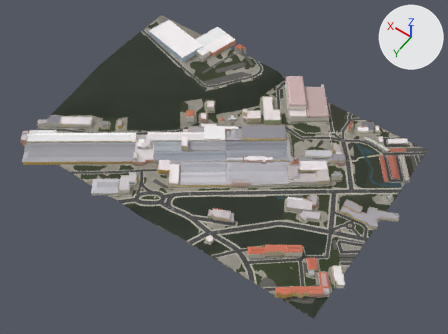
One commit to the glTF model public/tiles/trajouce/t_5_5.glb: the scene before it, then after it.
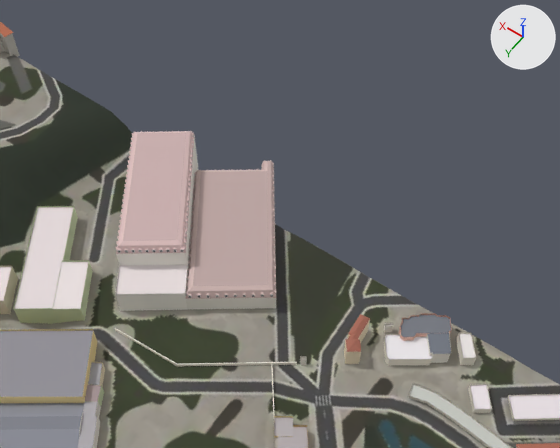
Each version appears first whole from a 50 mm lens placed at (-18403.0, 4561.0, 813.0), pointed at (-18079.0, 4107.0, 100.0), and next in a close-up from a 50 mm lens placed at (-18257.0, 4079.0, 369.0), pointed at (-18144.0, 3920.0, 120.0). Every picture has the same lights, and +X, +Y and +Z are marked at upper right. The first two pictures are the older version. Where no turn or scale is listed for an object, it has been applied to the vertices. Vertices at exactly the same position are counted once.

Objects in the first close-up: 'buildings', 'terrain'.
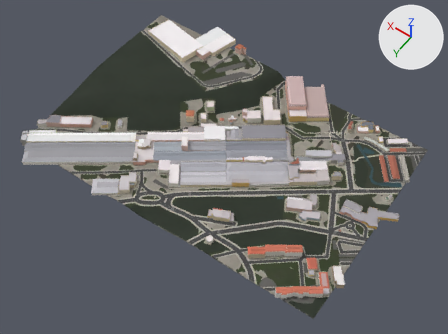
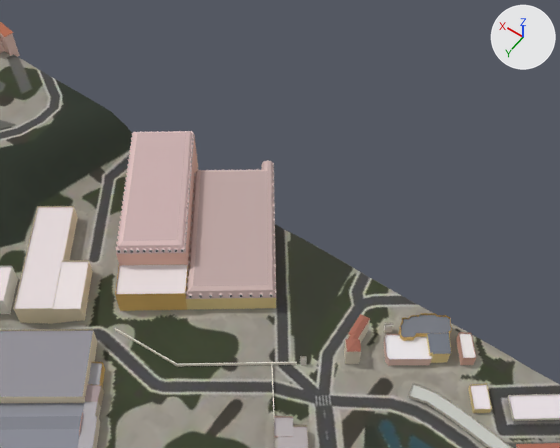
Edits to the scene script, one JSON object a line:
```json
{"block": "me_buildings", "where": "me_buildings.from_pydata(...)  # 5901 vertices, 5681 faces; spans x -264.0..264.0, y -193.0..193.0, z -18.0..18.0"}
{"block": "me_buildings", "where": "# used by ob_buildings; location = (-18065.0, 4083.0, 122.4)"}
{"block": "me_buildings", "change": "me_buildings part 1: 307 vertices moved within x -96.0..-4.0, y -188.0..-110.0, z -4.0..9.0; 661 vertices removed from x -96.0..-4.0, y -189.0..-110.0, z -4.0..9.0; 799 vertices added at x -96.0..-3.0, y -188.0..-110.0, z -4.0..9.0"}
{"block": "me_buildings", "change": "me_buildings part 2: 4446 kept faces spanning x -264.0..264.0, y -193.0..193.0, z -18.0..18.0 get new vertex colours"}
```

Changed parts and their boxes (x1, y1, x2, y2) in the close-ups (560 x 448 px; the box of a moved part takes in the faces that stretch with it):
```json
{"part": 1, "of": "me_buildings", "change": "moved or reshaped", "before": [117, 131, 276, 298], "after": [117, 131, 276, 298]}
{"part": 2, "of": "me_buildings", "change": "recoloured", "before": [0, 31, 492, 448], "after": [0, 31, 492, 448]}
```
